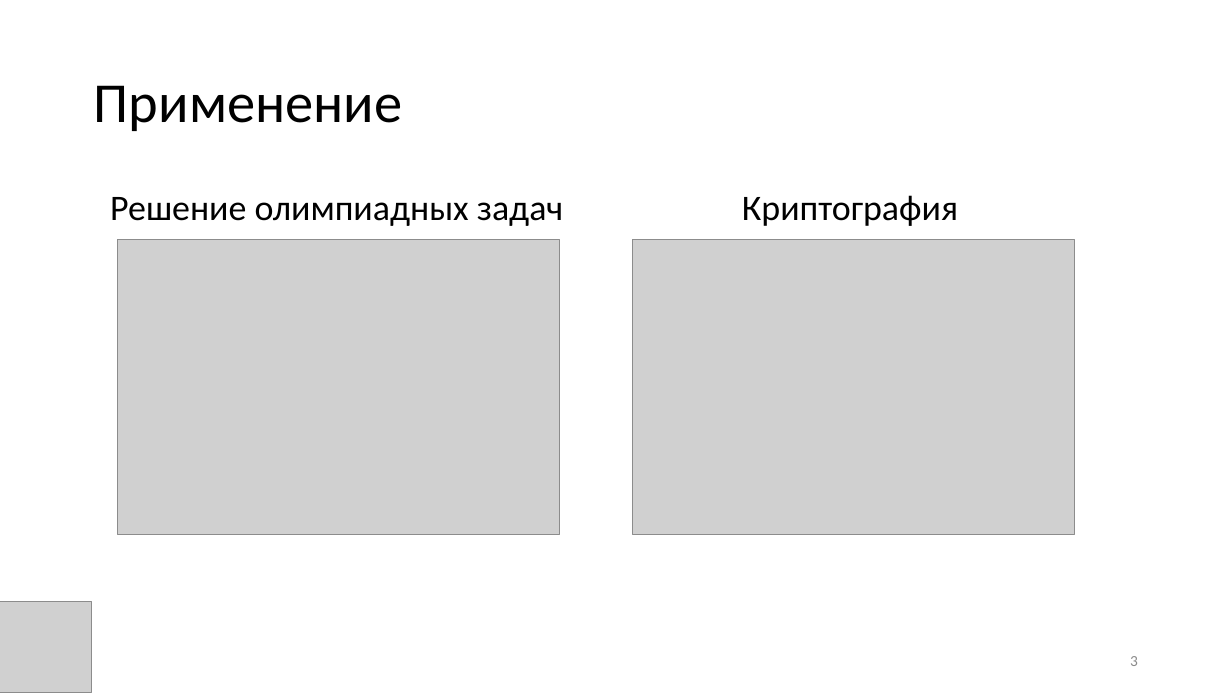
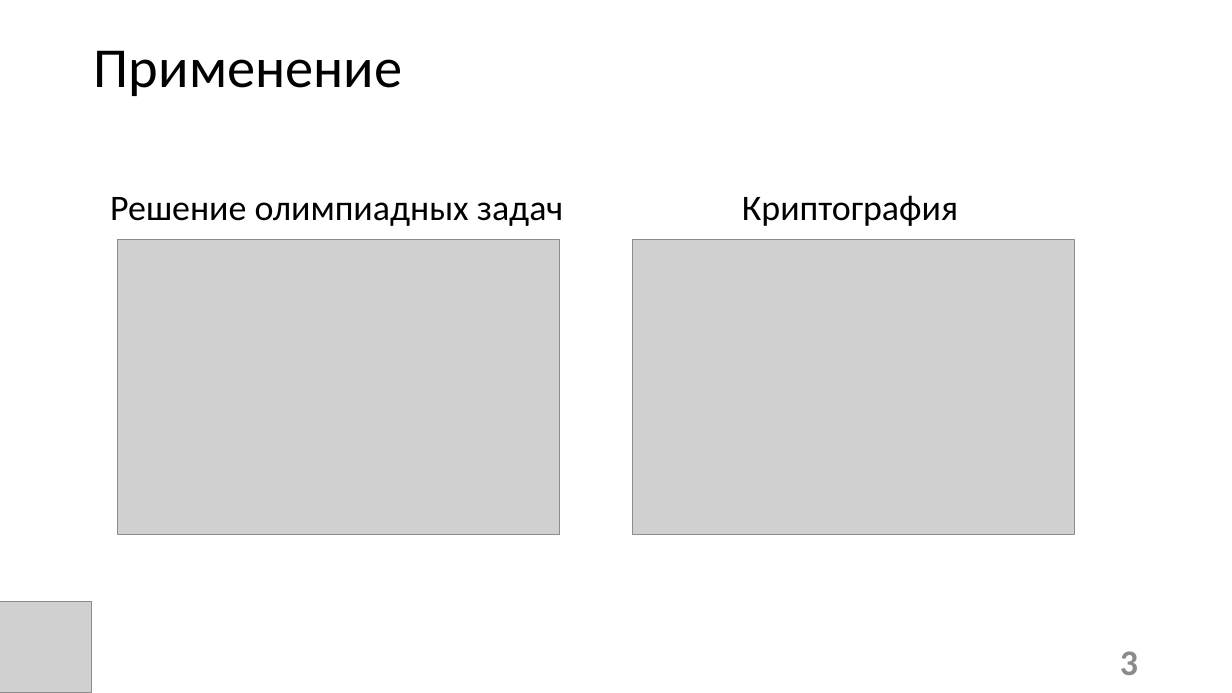
Before and after one commit to candyliving/fefu_long_arithmetic, a slide deck: slide 3 of Эффективная длинная арифметика.pptx. Drawn at 1232x693 pixels with LibreOffice and Linux fonts; fonts in the diff are those of the drawing; grey boxes stand for pictures. Boxes give left, top, right and bottom in pixels: in the first picture for what was removed or moved away, otherwise in the second. Text is boxed around its words. In the diff, an @@ line names an element or a change of style, - is before the commit and + after.

```diff
--- a/Эффективная длинная арифметика.pptx
+++ b/Эффективная длинная арифметика.pptx
@@ title "Применение": place and size @@
-title "Применение" at [94, 85, 402, 131]
+title "Применение" at [94, 50, 402, 96]
@@ page number at [1120, 651, 1138, 675]: size 12 to 28 pt, bold on @@
```
Also in this commit, not shown: 10 other slides changed, 8 slides added, 1 other file.
